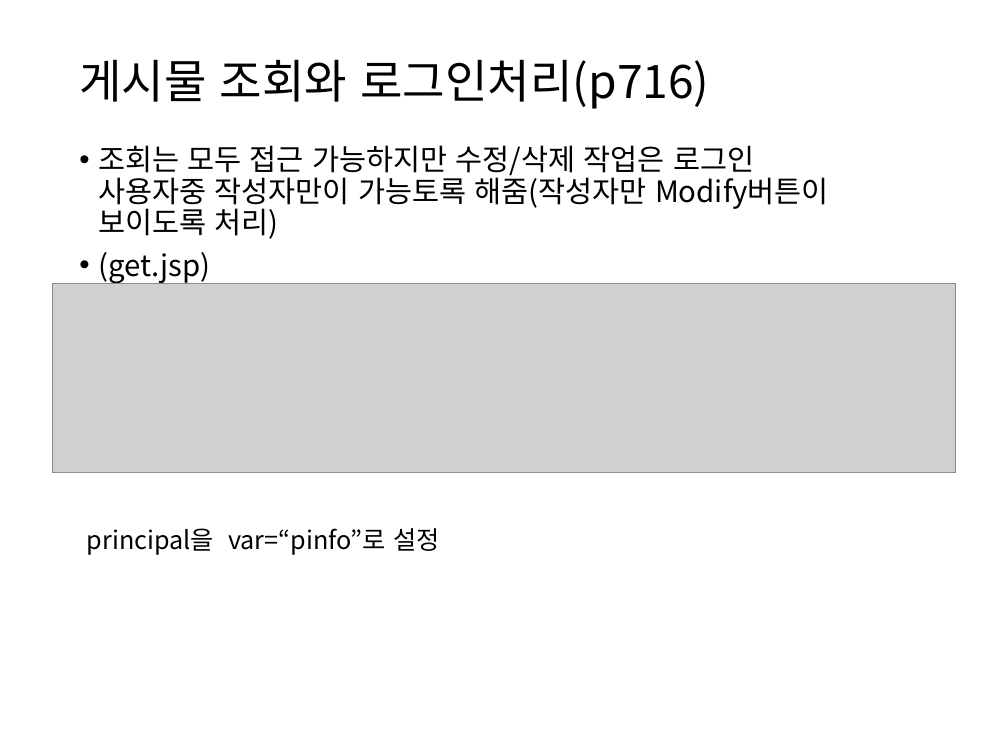
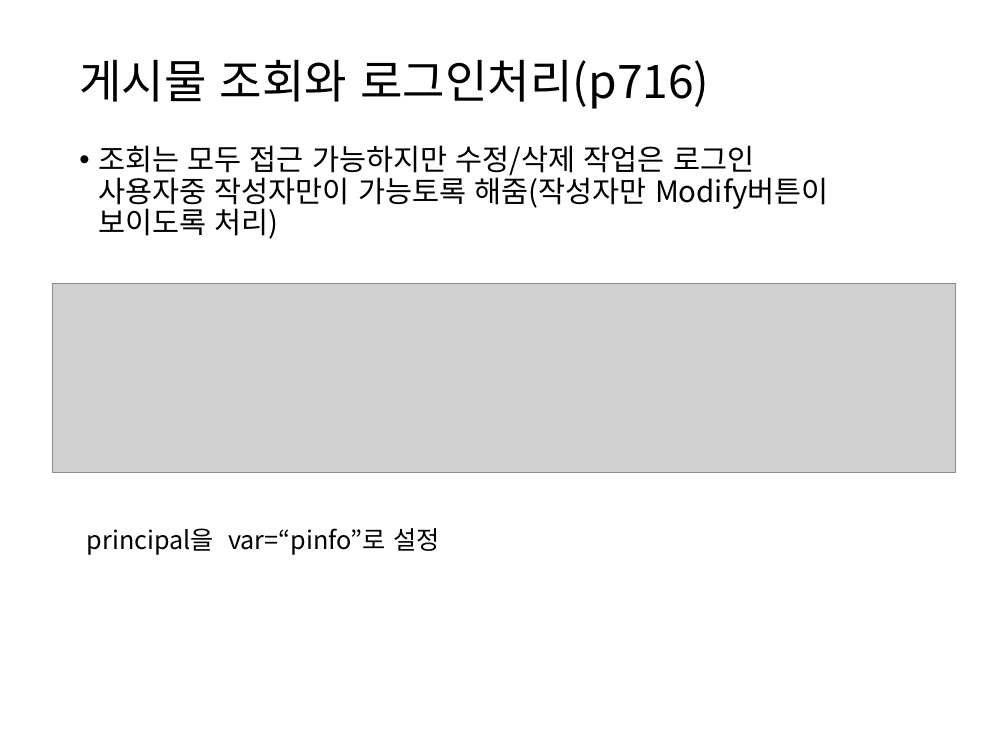
Before and after one commit to itrecipe/Web_Study_ez, a slide deck: slide 63 of spring - 학습자료/코드로 배우는 스프링 웹 프로젝트 (개정판) 학습자료/PART7.pptx. Drawn at 1008x756 pixels with LibreOffice and Linux fonts; fonts in the diff are those of the drawing; grey boxes stand for pictures. Boxes give left, top, right and bottom in pixels: in the first picture for what was removed or moved away, otherwise in the second. Text is boxed around its words. In the diff, an @@ line names an element or a change of style, - is before the commit and + after.

```diff
--- a/spring - 학습자료/코드로 배우는 스프링 웹 프로젝트 (개정판) 학습자료/PART7.pptx
+++ b/spring - 학습자료/코드로 배우는 스프링 웹 프로젝트 (개정판) 학습자료/PART7.pptx
@@ text at [98,252,210,284]: paragraph removed @@
-• (get.jsp)
```
Also in this commit, not shown: 9 other slides changed, 3 slides added, 1 other file.
